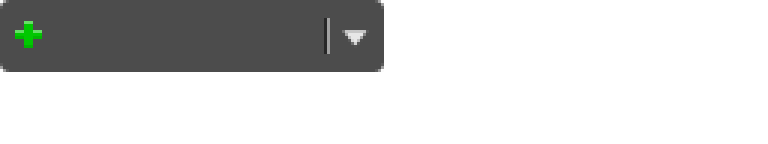
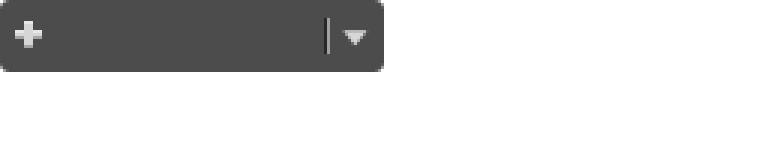
Layered file, before and after one edit (768x144). Changes by layer:
added layer "plus off" in group "Add Stream" over [15, 21, 42, 48]
